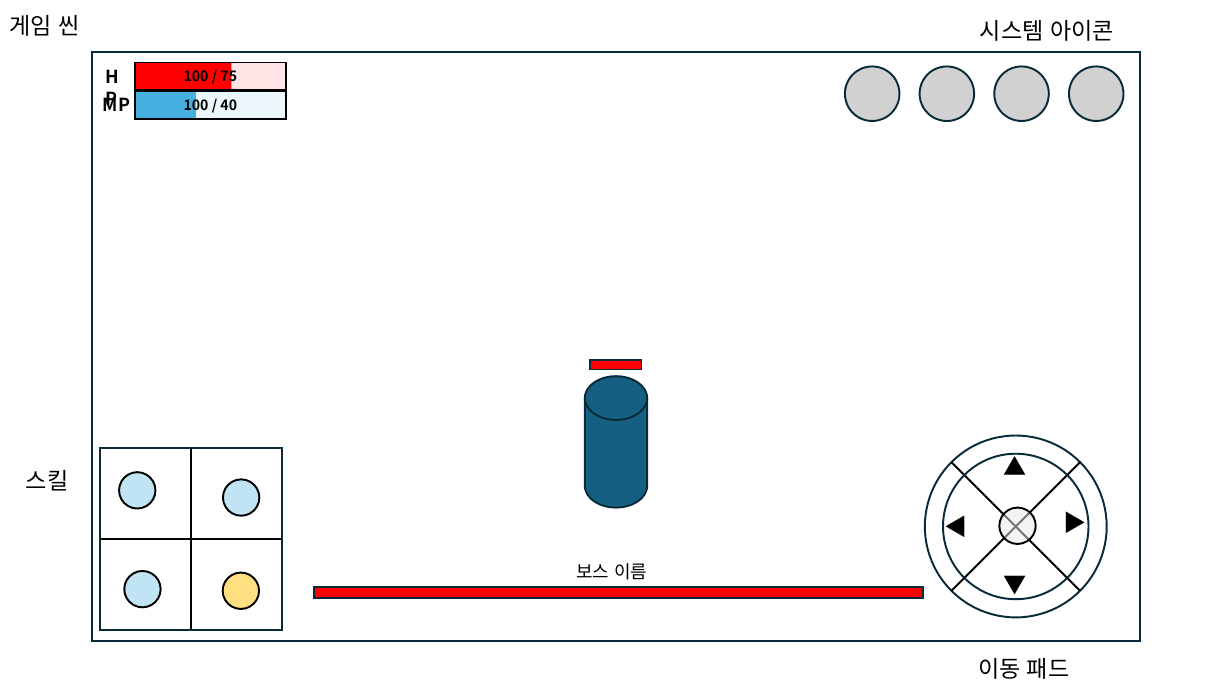
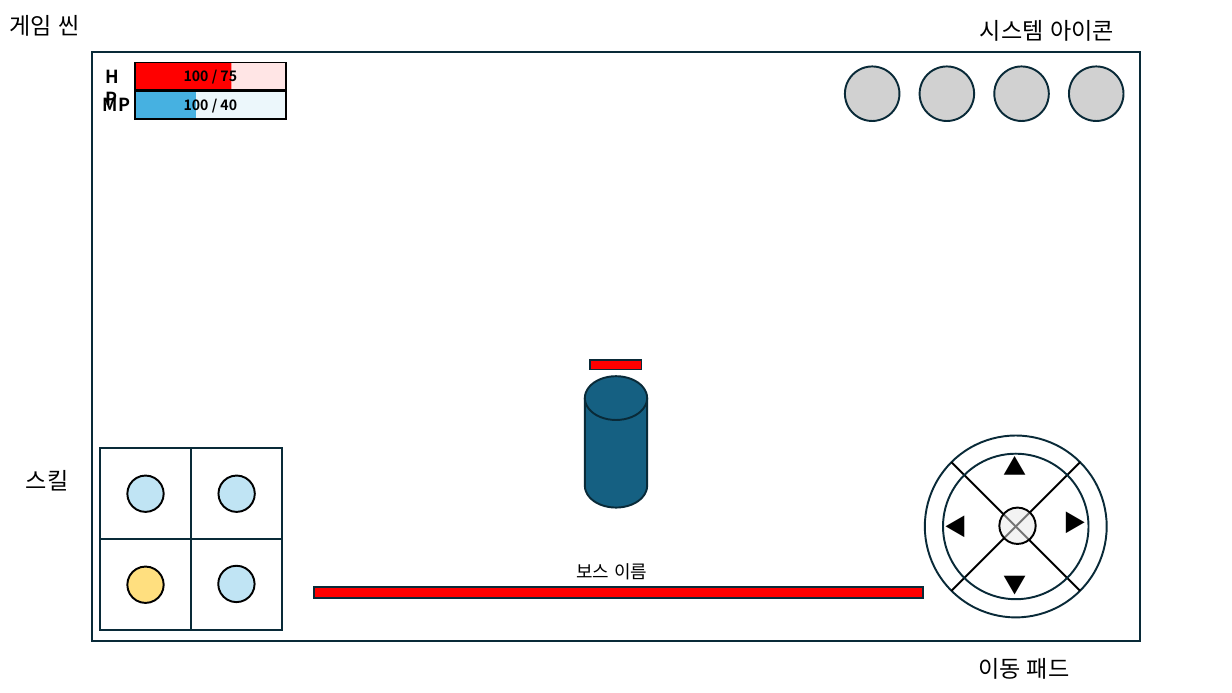
Before and after one commit to gitgiung/SBSAcademy_Team01, a slide deck: slide 4 of 씬 별 UI.pptx. Drawn at 1232x693 pixels with LibreOffice and Linux fonts; fonts in the diff are those of the drawing. Boxes give left, top, right and bottom in pixels: in the first picture for what was removed or moved away, otherwise in the second. Text is boxed around its words. In the diff, an @@ line names an element or a change of style, - is before the commit and + after.

```diff
--- a/씬 별 UI.pptx
+++ b/씬 별 UI.pptx
@@ ellipse: place and size @@
-ellipse at bbox=[119, 472, 155, 508]
+ellipse at bbox=[128, 476, 164, 512]
@@ ellipse: place and size @@
-ellipse at bbox=[223, 480, 259, 516]
+ellipse at bbox=[218, 476, 254, 512]
@@ group added at bbox=[100, 448, 282, 630]: 4 rectangles @@
@@ ellipse: place and size @@
-ellipse at bbox=[223, 573, 259, 609]
+ellipse at bbox=[128, 567, 164, 603]
@@ ellipse: place and size @@
-ellipse at bbox=[125, 571, 161, 607]
+ellipse at bbox=[218, 566, 254, 602]
```
Also in this commit, not shown: 5 other files.
